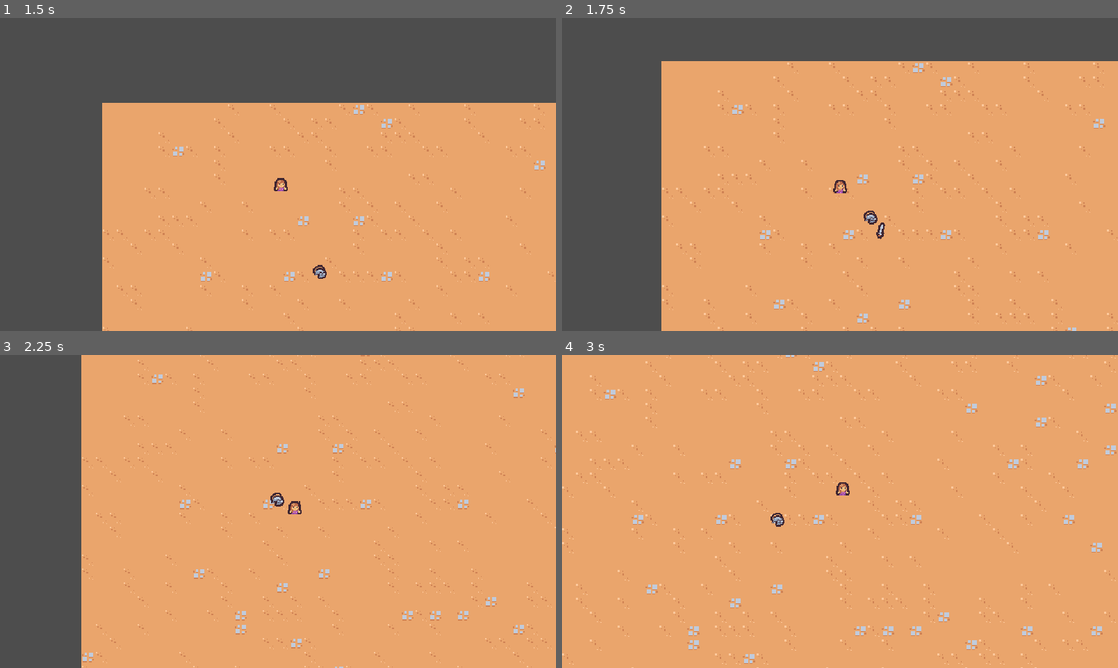
Above: before the commit, frames 1-4 (two rows, left to right).
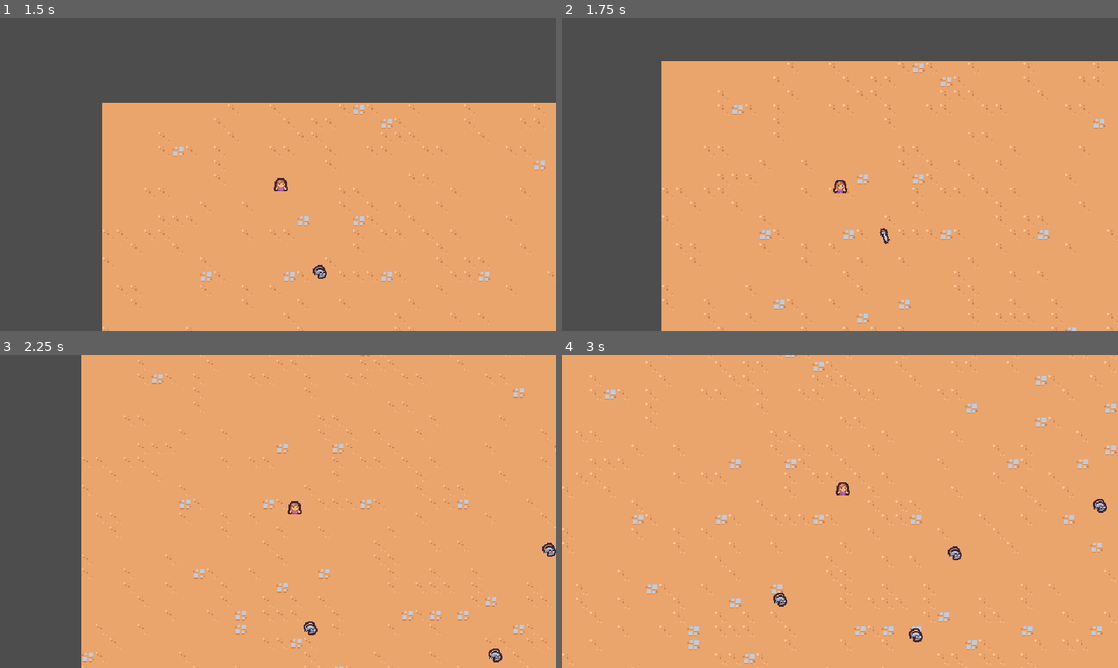
Above: after the commit, the same moments.

Repository: MinSungJe/Godot2DSurvivors
Game: Godot game, scene res://scenes/main/main.tscn
The game is run twice, just before and just after one commit, with the same random seed, the same clock (stepped at 60 frames per second) and the same inputs.
Inputs:
- Up to frame 1 (1.5 s): hold D (move_right) 0.53-1.28 s; hold S (move_down) from 1.28 s (still down)
- Up to frame 2 (1.75 s): keep holding S (move_down)
- Up to frame 3 (2.25 s): release S (move_down) at 2.03 s; hold D (move_right) from 2.03 s (still down)
- Up to frame 4 (3 s): release D (move_right) at 2.78 s; hold W (move_up) from 2.78 s (still down)

Frame 1 is identical in both runs. In frame 2, 0.2% of the frame differs, in the area x 54-59%, y 61-73%; in frame 3, 0.3%; in frame 4, 0.4%, in the area x 37-98%, y 46-92%.

Commit message:
Sword Ability가 적을 없앰

Diff:
--- a/project.godot
+++ b/project.godot
@@ -10,7 +10,7 @@
 
 [application]
 
-config/name="2DSurvivorCourse"
+config/name="2D_Survivor_Course"
 run/main_scene="res://scenes/main/main.tscn"
 config/features=PackedStringArray("4.1", "GL Compatibility")
 config/icon="res://icon.svg"
@@ -50,6 +50,12 @@
 ]
 }
 
+[layer_names]
+
+2d_physics/layer_1="Terrain"
+2d_physics/layer_2="Plyaer"
+2d_physics/layer_3="Enemy"
+
 [rendering]
 
 textures/canvas_textures/default_texture_filter=0
--- a/scenes/ability/sword_ability/sword_ability.tscn
+++ b/scenes/ability/sword_ability/sword_ability.tscn
@@ -1,6 +1,48 @@
-[gd_scene load_steps=5 format=3 uid="uid://mfud1rimg4es"]
+[gd_scene load_steps=6 format=3 uid="uid://mfud1rimg4es"]
 
 [ext_resource type="Texture2D" uid="uid://le4baxxf4j8d" path="res://scenes/ability/sword_ability/sword.png" id="1_g3w7r"]
+
+[sub_resource type="RectangleShape2D" id="RectangleShape2D_1k6p0"]
+size = Vector2(30, 30)
+
+[sub_resource type="Animation" id="Animation_t6m5w"]
+length = 0.001
+tracks/0/type = "value"
+tracks/0/imported = false
+tracks/0/enabled = true
+tracks/0/path = NodePath("Sprite2D:rotation")
+tracks/0/interp = 1
+tracks/0/loop_wrap = true
+tracks/0/keys = {
+"times": PackedFloat32Array(0),
+"transitions": PackedFloat32Array(1),
+"update": 0,
+"values": [0.0]
+}
+tracks/1/type = "value"
+tracks/1/imported = false
+tracks/1/enabled = true
+tracks/1/path = NodePath("Sprite2D:scale")
+tracks/1/interp = 1
+tracks/1/loop_wrap = true
+tracks/1/keys = {
+"times": PackedFloat32Array(0),
+"transitions": PackedFloat32Array(1),
+"update": 0,
+"values": [Vector2(1, 1)]
+}
+tracks/2/type = "value"
+tracks/2/imported = false
+tracks/2/enabled = true
+tracks/2/path = NodePath("Area2D/CollisionShape2D:disabled")
+tracks/2/interp = 1
+tracks/2/loop_wrap = true
+tracks/2/keys = {
+"times": PackedFloat32Array(0),
+"transitions": PackedFloat32Array(1),
+"update": 1,
+"values": [false]
+}
 
 [sub_resource type="Animation" id="Animation_xi48p"]
 resource_name = "swing"
@@ -44,32 +86,17 @@
 "method": &"queue_free"
 }]
 }
-
-[sub_resource type="Animation" id="Animation_t6m5w"]
-length = 0.001
-tracks/0/type = "value"
-tracks/0/imported = false
-tracks/0/enabled = true
-tracks/0/path = NodePath("Sprite2D:rotation")
-tracks/0/interp = 1
-tracks/0/loop_wrap = true
-tracks/0/keys = {
-"times": PackedFloat32Array(0),
-"transitions": PackedFloat32Array(1),
-"update": 0,
-"values": [0.0]
-}
-tracks/1/type = "value"
-tracks/1/imported = false
-tracks/1/enabled = true
-tracks/1/path = NodePath("Sprite2D:scale")
-tracks/1/interp = 1
-tracks/1/loop_wrap = true
-tracks/1/keys = {
-"times": PackedFloat32Array(0),
-"transitions": PackedFloat32Array(1),
-"update": 0,
-"values": [Vector2(1, 1)]
+tracks/3/type = "value"
+tracks/3/imported = false
+tracks/3/enabled = true
+tracks/3/path = NodePath("Area2D/CollisionShape2D:disabled")
+tracks/3/interp = 1
+tracks/3/loop_wrap = true
+tracks/3/keys = {
+"times": PackedFloat32Array(0, 0.2, 0.4),
+"transitions": PackedFloat32Array(1, 1, 1),
+"update": 1,
+"values": [true, false, true]
 }
 
 [sub_resource type="AnimationLibrary" id="AnimationLibrary_fcl75"]
@@ -80,6 +107,14 @@
 
 [node name="SwordAbility" type="Node2D"]
 
+[node name="Area2D" type="Area2D" parent="."]
+collision_layer = 4
+collision_mask = 0
+
+[node name="CollisionShape2D" type="CollisionShape2D" parent="Area2D"]
+position = Vector2(15, 0)
+shape = SubResource("RectangleShape2D_1k6p0")
+
 [node name="AnimationPlayer" type="AnimationPlayer" parent="."]
 autoplay = "swing"
 libraries = {
--- a/scenes/ability/sword_ability_controller/sword_ability_controller.gd
+++ b/scenes/ability/sword_ability_controller/sword_ability_controller.gd
@@ -30,3 +30,7 @@
 	var sword_instance = sword_ability.instantiate() as Node2D
 	player.get_parent().add_child(sword_instance)
 	sword_instance.global_position = enemies[0].global_position
+	sword_instance.global_position += Vector2.RIGHT.rotated(randf_range(0, TAU)) * 5
+
+	var enemy_direction = enemies[0].global_position - sword_instance.global_position
+	sword_instance.rotation = enemy_direction.angle()
--- a/scenes/basic_enemy/basic_enemy.gd
+++ b/scenes/basic_enemy/basic_enemy.gd
@@ -3,7 +3,7 @@
 const MAX_SPEED = 75
 
 func _ready():
-	pass
+	$Area2D.area_entered.connect(on_area_entered)
 
 
 func _process(delta):
@@ -16,3 +16,7 @@
 	var player_node = get_tree().get_first_node_in_group("player") as Node2D
 	if player_node: return (player_node.global_position - global_position).normalized()
 	return Vector2.ZERO
+
+
+func on_area_entered(other_area : Area2D):
+	queue_free()
--- a/scenes/basic_enemy/basic_enemy.tscn
+++ b/scenes/basic_enemy/basic_enemy.tscn
@@ -1,7 +1,10 @@
-[gd_scene load_steps=4 format=3 uid="uid://b7erxnfxnjm5j"]
+[gd_scene load_steps=5 format=3 uid="uid://b7erxnfxnjm5j"]
 
 [ext_resource type="Script" path="res://scenes/basic_enemy/basic_enemy.gd" id="1_7y7e0"]
 [ext_resource type="Texture2D" uid="uid://brvarpc3huk53" path="res://scenes/basic_enemy/basic_enemy.png" id="1_kywr5"]
+
+[sub_resource type="CircleShape2D" id="CircleShape2D_rc846"]
+radius = 12.0
 
 [sub_resource type="CircleShape2D" id="CircleShape2D_m2kii"]
 radius = 5.0
@@ -10,6 +13,14 @@
 collision_layer = 0
 script = ExtResource("1_7y7e0")
 
+[node name="Area2D" type="Area2D" parent="."]
+collision_layer = 0
+collision_mask = 4
+
+[node name="CollisionShape2D" type="CollisionShape2D" parent="Area2D"]
+position = Vector2(0, -5)
+shape = SubResource("CircleShape2D_rc846")
+
 [node name="Sprite2D" type="Sprite2D" parent="."]
 texture = ExtResource("1_kywr5")
 offset = Vector2(0, -4)
--- a/scenes/main/main.tscn
+++ b/scenes/main/main.tscn
@@ -21,4 +21,19 @@
 position = Vector2(322, 284)
 
 [node name="BasicEnemy2" parent="." instance=ExtResource("4_u0kk1")]
-position = Vector2(743, 598)
+position = Vector2(875, 206)
+
+[node name="BasicEnemy3" parent="." instance=ExtResource("4_u0kk1")]
+position = Vector2(697, 315)
+
+[node name="BasicEnemy4" parent="." instance=ExtResource("4_u0kk1")]
+position = Vector2(327, 502)
+
+[node name="BasicEnemy5" parent="." instance=ExtResource("4_u0kk1")]
+position = Vector2(606, 486)
+
+[node name="BasicEnemy6" parent="." instance=ExtResource("4_u0kk1")]
+position = Vector2(929, 471)
+
+[node name="BasicEnemy7" parent="." instance=ExtResource("4_u0kk1")]
+position = Vector2(604, 609)
